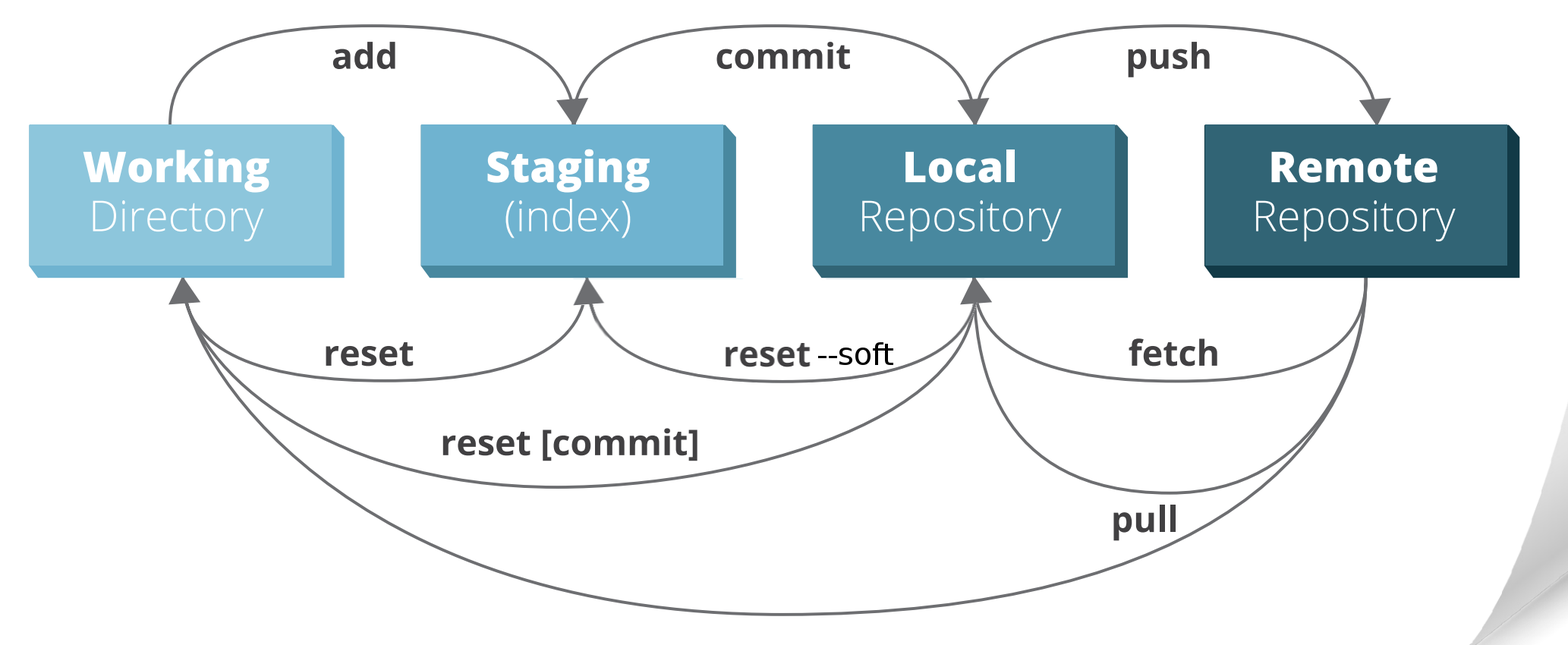
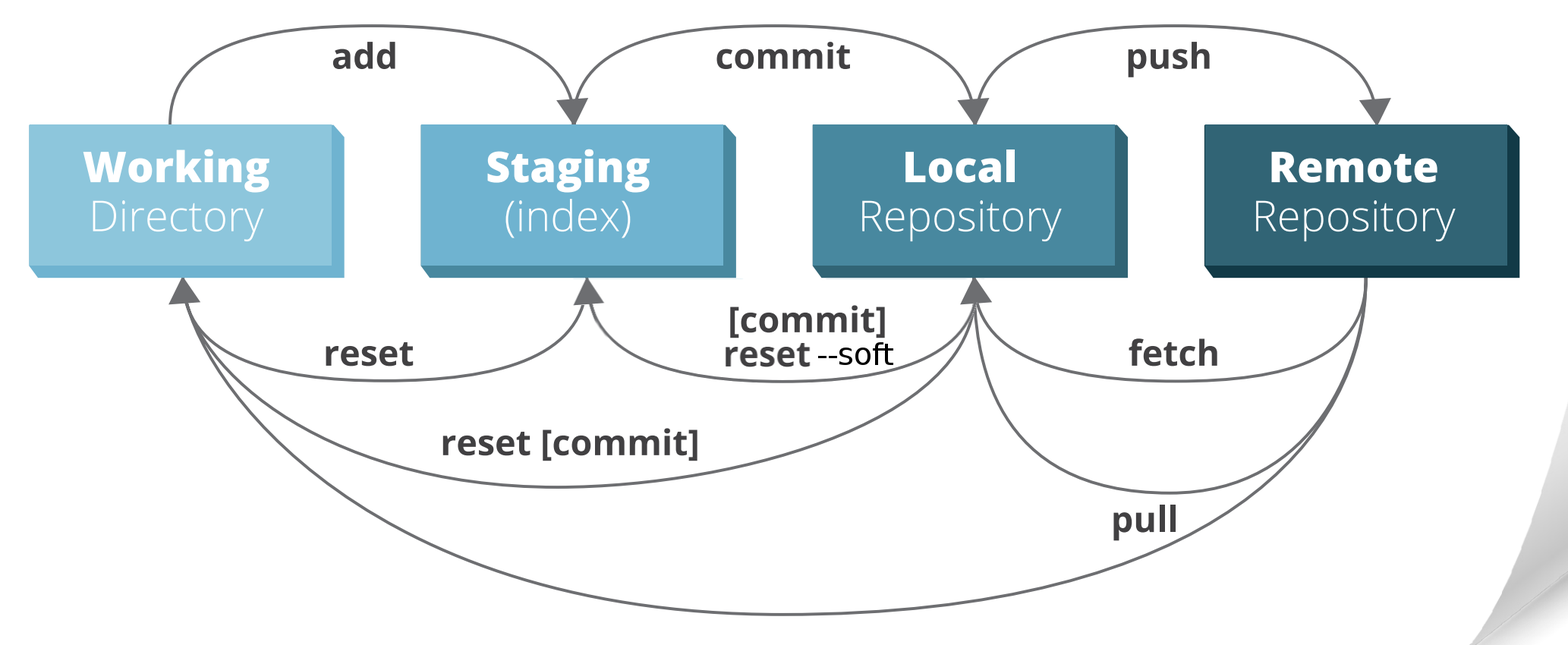
Before/after of a 1568 × 645 layered artwork. What changed in the layer stack:
added layer "Pasted Layer" above "--soft" over (730, 305, 885, 339)
